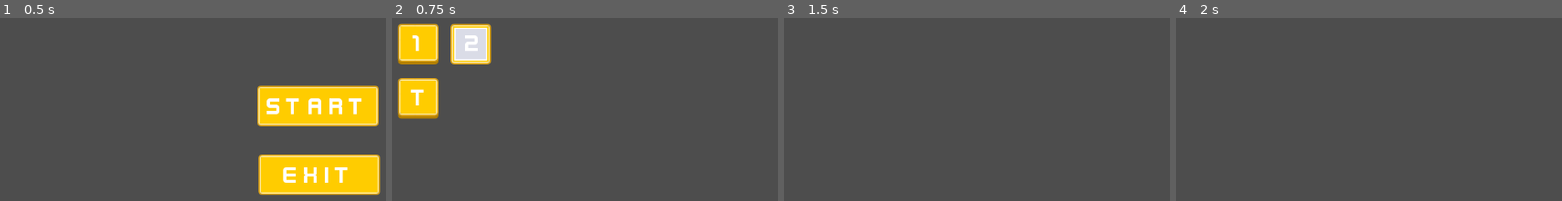
Above: before the commit, frames 1-4 (left to right).
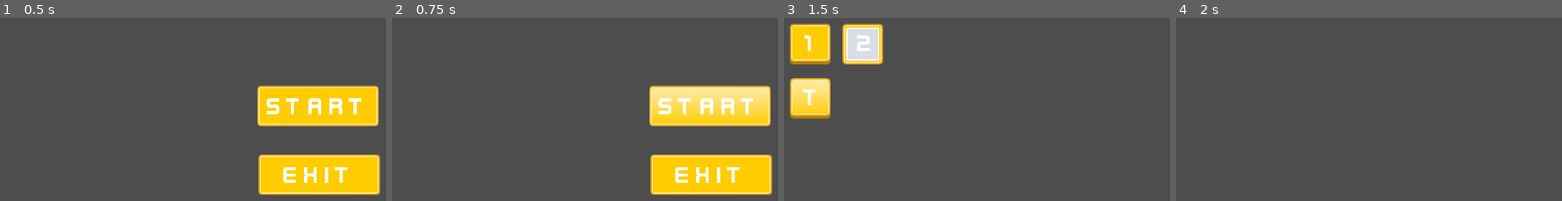
Above: after the commit, the same moments.

Repository: SirKorba/Kenney_Jam_Game
Game: Godot game, scene res://Scenes/MainMenu.tscn
Two runs of this game, one before a commit and one after it. Both use one fixed random seed, a clock stepped at 60 frames per second and the inputs below.
Inputs:
- Up to frame 1 (0.5 s): no input
- Up to frame 2 (0.75 s): click "Start" at 0.5 s
- Up to frame 3 (1.5 s): click "T" at 1.25 s
- Up to frame 4 (2 s): no input

Frame 1 is identical in both runs. In frame 2, 21% of the frame differs, in the area x 1-99%, y 2-98%; in frame 3, 7.1%; in frame 4, nothing differs.

Commit message:
Add sound to ui

Diff:
--- a/Prefabs/Change_level_button.tscn
+++ b/Prefabs/Change_level_button.tscn
@@ -6,6 +6,7 @@
 [ext_resource type="Script" path="res://Scripts/select_Level.gd" id="4_08ni1"]
 [ext_resource type="Texture2D" uid="uid://cg7yax7ihiywp" path="res://Sprites/Ui/button_square_border.svg" id="4_im5f2"]
 [ext_resource type="Theme" uid="uid://b8a7y6ihsexw0" path="res://Themes/ui_theme.tres" id="5_de0ry"]
+[ext_resource type="AudioStream" uid="uid://bjqyjd56ds5wr" path="res://Sounds/click-a.ogg" id="7_juch1"]
 
 [node name="Change_level_button" type="TextureButton"]
 offset_right = 40.0
@@ -24,3 +25,6 @@
 offset_bottom = 53.0
 theme = ExtResource("5_de0ry")
 text = "T"
+
+[node name="Click_sound" type="AudioStreamPlayer2D" parent="."]
+stream = ExtResource("7_juch1")
--- a/Scenes/MainMenu.tscn
+++ b/Scenes/MainMenu.tscn
@@ -1,10 +1,11 @@
-[gd_scene load_steps=6 format=3 uid="uid://b81twh1xtva0u"]
+[gd_scene load_steps=7 format=3 uid="uid://b81twh1xtva0u"]
 
 [ext_resource type="Script" path="res://Scripts/MainMenu.gd" id="1_tyq1o"]
 [ext_resource type="Texture2D" uid="uid://bq2wrnl66j5dj" path="res://Sprites/Ui/button_rectangle_flat.svg" id="2_gop8s"]
 [ext_resource type="Texture2D" uid="uid://xa8stvyg8bto" path="res://Sprites/Ui/button_rectangle_gloss.svg" id="3_45sgc"]
 [ext_resource type="Texture2D" uid="uid://di3cgwtpb75ov" path="res://Sprites/Ui/button_rectangle_gradient.svg" id="4_hixyg"]
 [ext_resource type="Theme" uid="uid://b8a7y6ihsexw0" path="res://Themes/ui_theme.tres" id="5_tvxdp"]
+[ext_resource type="AudioStream" uid="uid://bjqyjd56ds5wr" path="res://Sounds/click-a.ogg" id="6_l1rte"]
 
 [node name="MainMenu" type="Control"]
 layout_mode = 3
@@ -63,5 +64,9 @@
 theme = ExtResource("5_tvxdp")
 text = "Exit"
 
+[node name="Click_sound" type="AudioStreamPlayer2D" parent="."]
+position = Vector2(480, 220)
+stream = ExtResource("6_l1rte")
+
 [connection signal="pressed" from="StartButton" to="." method="_on_start_button_pressed"]
 [connection signal="pressed" from="ExitButton" to="." method="_on_exit_button_pressed"]
--- a/Scripts/MainMenu.gd
+++ b/Scripts/MainMenu.gd
@@ -14,9 +14,13 @@
 
 func _on_start_button_pressed():
 	print("Start button pressed")
+	$Click_sound.play()
+	await get_tree().create_timer(0.35).timeout
 	get_tree().change_scene_to_file("res://Scenes/Levels_menu.tscn")
 
 
 func _on_exit_button_pressed():
 	print("Exit button pressed")
+	$Click_sound.play()
+	await get_tree().create_timer(0.35).timeout
 	get_tree().quit()
--- a/Scripts/select_Level.gd
+++ b/Scripts/select_Level.gd
@@ -1,15 +1,21 @@
 extends TextureButton
 
 @export var level = "1"
+
 var scene = "res://Scenes/Levels/"
+var complete_level = 1
 
 func _ready():
-	if level != "T" and int(level) > 1:
+	if level != "T" and int(level) > complete_level:
 		disabled = true
 
 	get_node("Label").text = level
 
 func _pressed():
+
+	$Click_sound.play()
+	await get_tree().create_timer(0.35).timeout
+
 	if level == "T":
 		get_tree().change_scene_to_file("res://Scenes/Levels/Test_level.tscn")
 	else:
Not shown: 1 places in Prefabs/Change_level_button.tscn that only renumber resources
